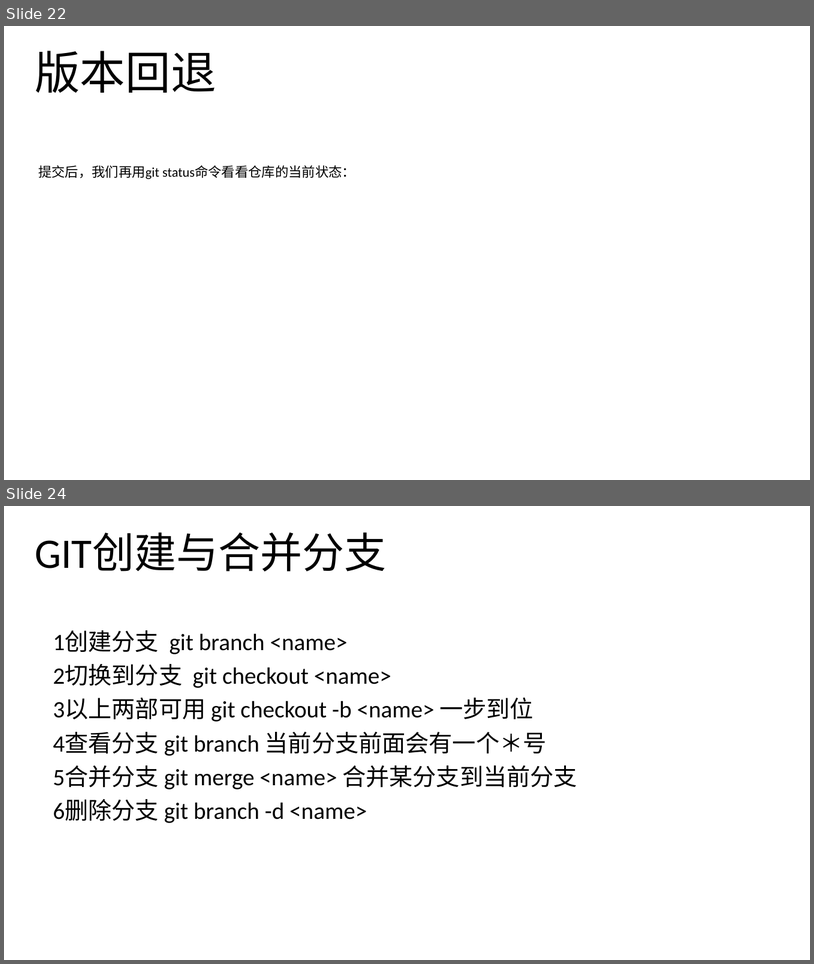
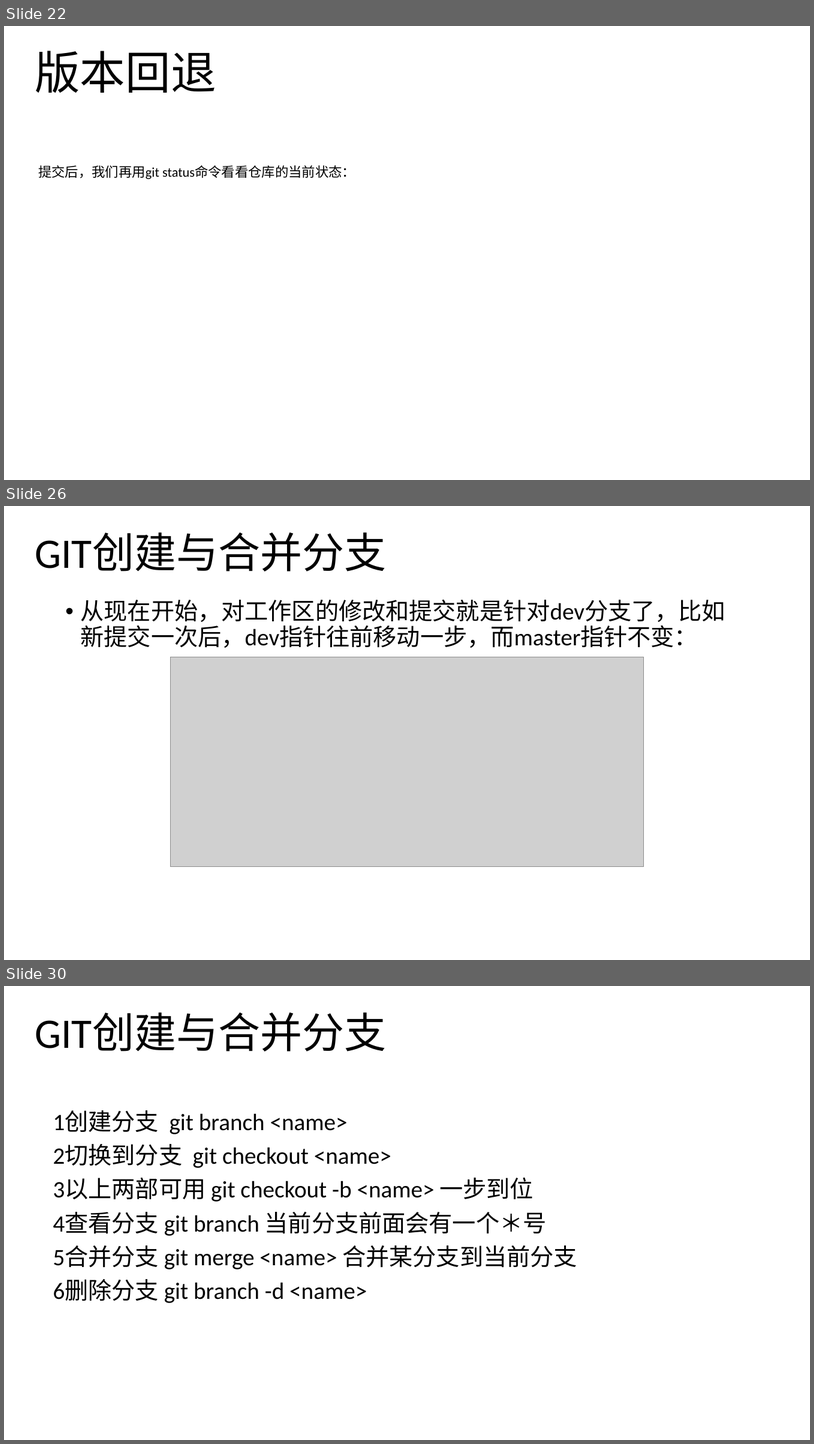
Before and after one commit to noprom/shandong, a slide deck: doc/ppt/helin.pptx. Shown one above the other, each under a label of ours: slides 22 and 24 before the commit, slides 22, 26 and 30 after it; the slides between them are not shown. The pictures are 814x964 and 814x1444 pixels, drawn with LibreOffice and Linux fonts; fonts in the diff are those of the drawing; grey boxes stand for pictures. Boxes give left, top, right and bottom in pixels: in the first picture for what was removed or moved away, otherwise in the second. Text is boxed around its words. In the diff, an @@ line names an element or a change of style, - is before the commit and + after.

```diff
--- a/doc/ppt/helin.pptx
+++ b/doc/ppt/helin.pptx
@@ slide 26 added at box(4, 506, 810, 960), background #FFFFFF @@
@@ text added at box(35, 532, 386, 571), 50 pt, text #000000 @@
+GIT创建与合并分支
@@ text added at box(81, 600, 726, 648), 28 pt, text #000000 @@
+• 从现在开始，对工作区的修改和提交就是针对dev分支了，比如新提交一次后，dev指针往前移动一步，而master指针不变：
@@ picture added at box(170, 657, 644, 867) @@
@@ what was slide 24 is now slide 30 @@
```
Also in this commit, not shown: 2 slides changed, 5 other slides added.
